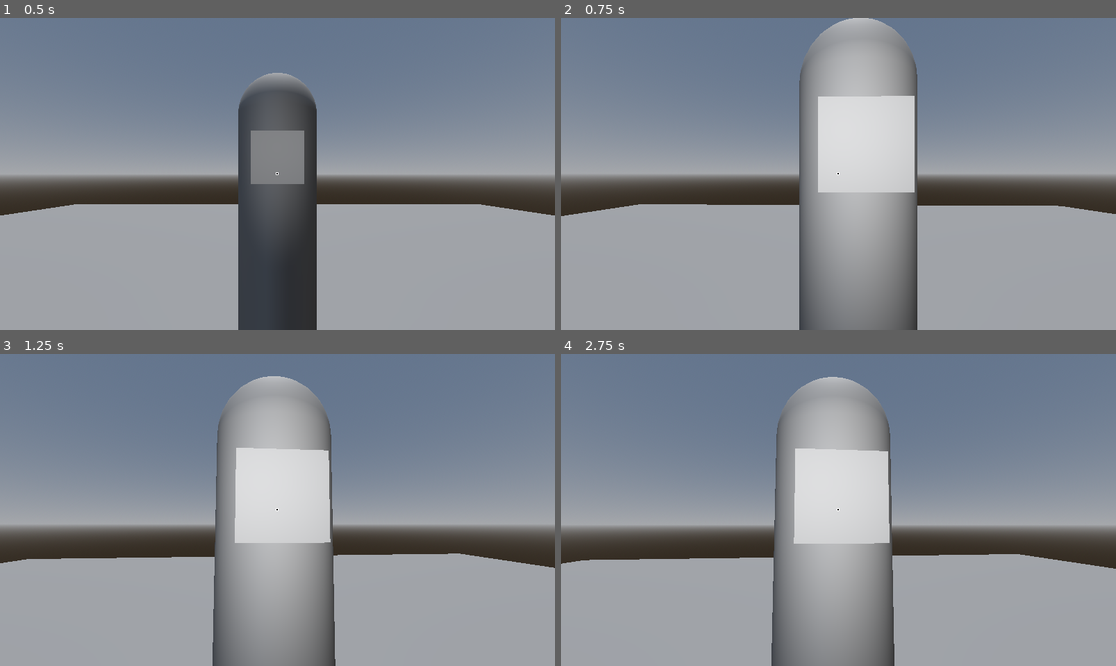
Above: before the commit, frames 1-4 (two rows, left to right).
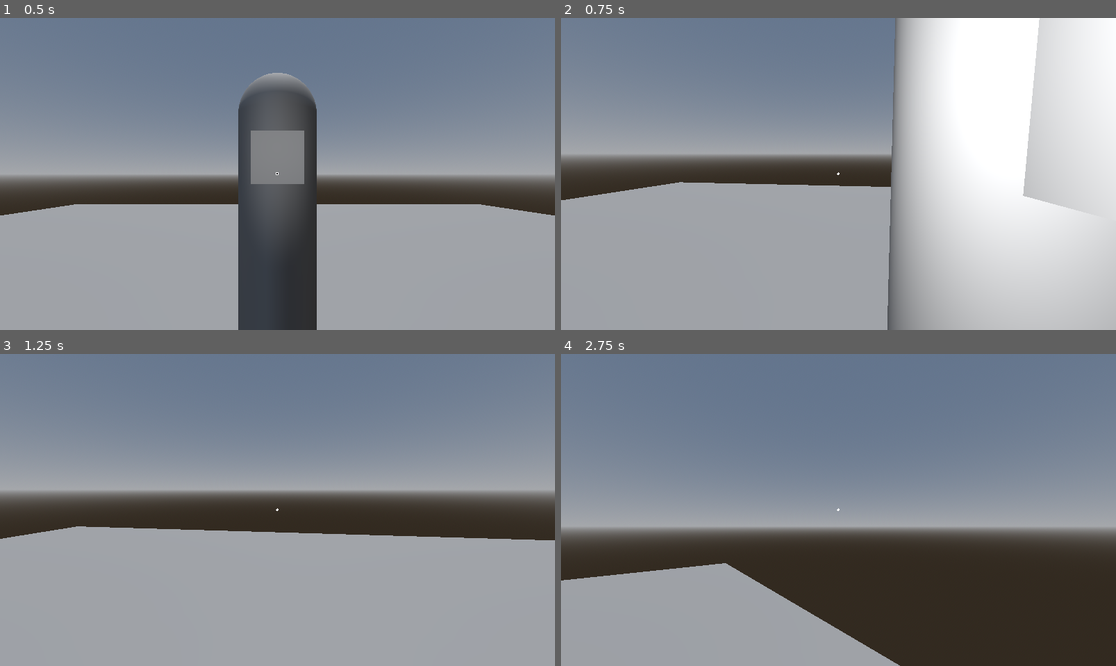
Above: after the commit, the same moments.

Repository: derpen/Godot-Dialogue-System
Game: Godot game, scene res://scene/main.tscn
The game is run twice, just before and just after one commit, with the same random seed, the same clock (stepped at 60 frames per second) and the same inputs.
Inputs (mouse positions are in pixels of both pictures, inside the frame that each line leads up to):
- Up to frame 1 (0.5 s): no input
- Up to frame 2 (0.75 s): tap Enter at 0.5 s; move the mouse to (832, 180) at 0.52 s; hold W (move_forward) from 0.53 s (still down); click (832, 180) at 0.6 s
- Up to frame 3 (1.25 s): keep holding W (move_forward)
- Up to frame 4 (2.75 s): keep holding W (move_forward); move the mouse to (877, 513) at 1.27 s; click (877, 513) at 1.35 s; move the mouse to (794, 506) at 2.02 s; tap Q at 2.1 s; click (794, 506) at 2.3 s

Frame 1 is identical in both runs. In frame 2, 57% of the frame differs, in the area x 0-100%, y 0-100%; in frame 3, 33%; in frame 4, 33%.
Error before the commit: Invalid access to property or key 'dialogues' on a base object of type 'Node (Interactable)'. (res://player/interact_handler.gd:79)
Error after the commit: Parse Error: Could not find type "Action" in the current scope. (res://interactable/interactable.gd:32)

Commit message:
Export voodoo round 2

Diff:
--- a/interactable/chair.tscn
+++ b/interactable/chair.tscn
@@ -1,14 +1,7 @@
-[gd_scene load_steps=7 format=3 uid="uid://dgwydnjkbagj5"]
+[gd_scene load_steps=5 format=3 uid="uid://dgwydnjkbagj5"]
 
 [ext_resource type="PackedScene" uid="uid://b55ybw77u563" path="res://interactable/interactable.tscn" id="1_cpyd4"]
 [ext_resource type="PackedScene" uid="uid://t5x38d5w0gmf" path="res://interactable/interactable_action.tscn" id="2_btrd3"]
-[ext_resource type="Script" uid="uid://bdpgpx7oexurt" path="res://interactable/interactable_possible_actions.gd" id="3_48gkr"]
-
-[sub_resource type="Resource" id="Resource_48gkr"]
-script = ExtResource("3_48gkr")
-action_type = 0
-dialogues = Array[String]([])
-metadata/_custom_type_script = "uid://bdpgpx7oexurt"
 
 [sub_resource type="BoxShape3D" id="BoxShape3D_ljj7u"]
 
@@ -22,7 +15,7 @@
 focus_target = NodePath("../FocusTarget")
 
 [node name="InteractableAction" parent="Interactable" instance=ExtResource("2_btrd3")]
-current_action = SubResource("Resource_48gkr")
+dialogues = Array[String]([])
 
 [node name="CollisionShape3D" type="CollisionShape3D" parent="."]
 transform = Transform3D(1, 0, 0, 0, 1, 0, 0, 0, 1, 0, 0.5, 0)
--- a/interactable/interactable_action.gd
+++ b/interactable/interactable_action.gd
@@ -1,8 +1,38 @@
 @tool
-class_name Action extends Node
+class_name InteractableAction extends Node
 
-@export var current_action : PossibleActions ## Will play this first, must NOT be empty
-@export var next_action : PossibleActions ## Can be empty
+enum ACTION_TYPE { NORMAL_DIALOGUE, CHOICE, ITEM }
+
+@export var action_type : ACTION_TYPE:
+	set(new_action_type):
+		action_type = new_action_type ## Needed?
+		notify_property_list_changed()
+# 		_print_properties()
+
+
+# func _print_properties() -> void:
+# 	print( get_script().get_script_property_list() )
+
+
+var dialogues : Array[String]
+
+## Choice related
+## key would be choices, value would be the next Action to call
+## key would be shown as label for Choice Buttons in Player.tscn
+var choices : Dictionary[String, PossibleActions]
+
+
+## Item related
+## Will always check before giving
+## if item already given, move on to the next action (if any)
+var item_to_check : String
+var item_to_give : String
+var dialogues_item_check_fail : Array[String]
+var dialogues_item_check_success : Array[String]
+
+var has_given_item : bool = false ## If item given already, will just skip this
+
+var next_action : InteractableAction ## Can be empty
 
 var has_been_visited : bool = false
 
@@ -25,10 +55,57 @@
 		pass
 
 
-func _get_configuration_warnings() -> PackedStringArray:
-	var warnings : PackedStringArray = []
+## Conditional export voodoo (why tf is this so complicated)
+func _get_property_list():
+	if Engine.is_editor_hint():
+		var ret : Array[Dictionary] = []
+		if action_type == ACTION_TYPE.NORMAL_DIALOGUE:
+			ret.append({
+				"name": &"dialogues",
+				"type": TYPE_ARRAY,
+				"hint_string" : "%d/%d:" % [TYPE_STRING, PROPERTY_HINT_MULTILINE_TEXT],
+				"usage": PROPERTY_USAGE_EDITOR | PROPERTY_USAGE_STORAGE | PROPERTY_USAGE_SCRIPT_VARIABLE
+			})
 
-	if !current_action:
-		warnings.append("A Current Action is needed")
+		if action_type == ACTION_TYPE.CHOICE:
+			ret.append({
+				"name": &"choices",
+				"type": TYPE_DICTIONARY,
+				"hint": PROPERTY_HINT_DICTIONARY_TYPE,
+				"hint_string" : "%d:;%d/%d:InteractableAction" % [TYPE_STRING, TYPE_OBJECT, PROPERTY_HINT_NODE_TYPE],
+				"usage": PROPERTY_USAGE_EDITOR | PROPERTY_USAGE_STORAGE | PROPERTY_USAGE_SCRIPT_VARIABLE
+			})
 
-	return warnings
+		if action_type == ACTION_TYPE.ITEM:
+			ret.append({
+				"name": &"item_to_check",
+				"type": TYPE_STRING,
+				"usage": PROPERTY_USAGE_DEFAULT,
+			})
+			ret.append({
+				"name": &"item_to_give",
+				"type": TYPE_STRING,
+				"usage": PROPERTY_USAGE_DEFAULT,
+			})
+			ret.append({
+				"name": &"dialogues_item_check_fail",
+				"type": TYPE_ARRAY,
+				"hint_string" : "%d/%d:" % [TYPE_STRING, PROPERTY_HINT_MULTILINE_TEXT],
+				"usage": PROPERTY_USAGE_EDITOR | PROPERTY_USAGE_STORAGE | PROPERTY_USAGE_SCRIPT_VARIABLE
+			})
+			ret.append({
+				"name": &"dialogues_item_check_success",
+				"type": TYPE_ARRAY,
+				"hint_string" : "%d/%d:" % [TYPE_STRING, PROPERTY_HINT_MULTILINE_TEXT],
+				"usage": PROPERTY_USAGE_EDITOR | PROPERTY_USAGE_STORAGE | PROPERTY_USAGE_SCRIPT_VARIABLE
+			})
+
+		ret.append({
+			"name": &"next_action",
+			"type": TYPE_OBJECT,
+			"hint" : PROPERTY_HINT_NODE_TYPE,
+			"hint_string" : "InteractableAction",
+			"usage": PROPERTY_USAGE_EDITOR | PROPERTY_USAGE_STORAGE | PROPERTY_USAGE_SCRIPT_VARIABLE
+		})
+
+		return ret
